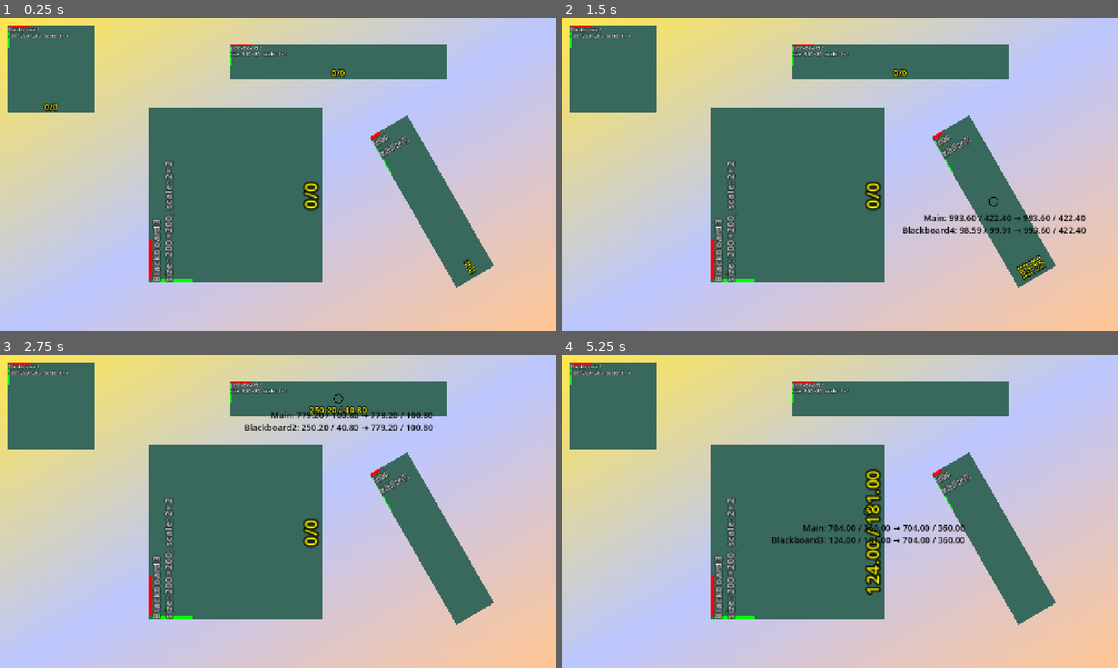
Above: before the commit, frames 1-4 (two rows, left to right).
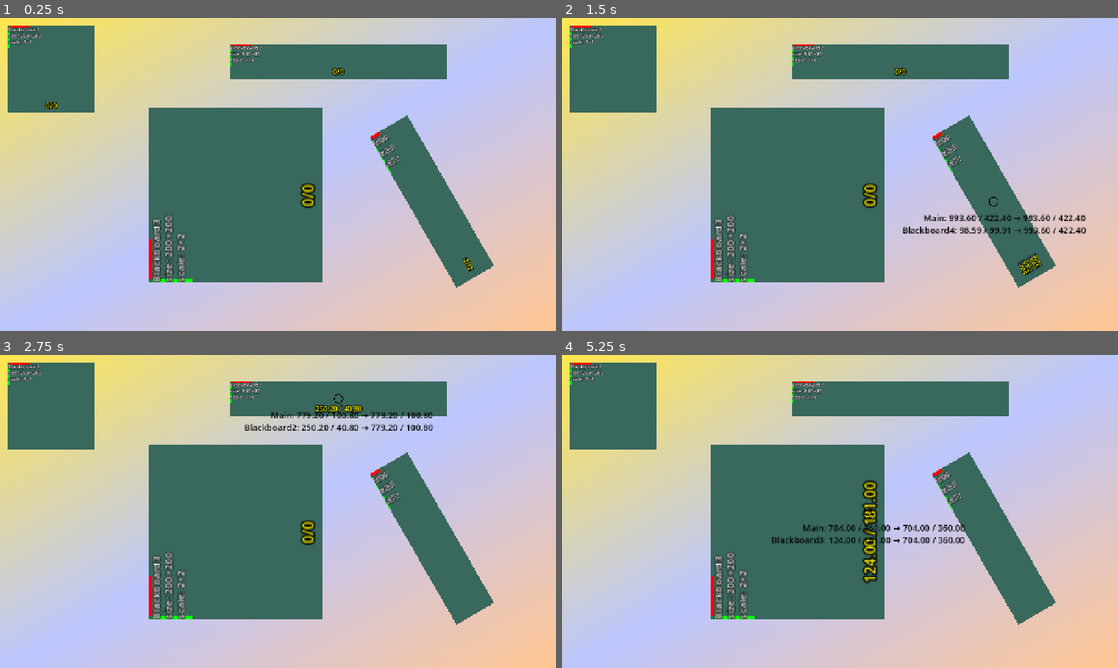
Above: after the commit, the same moments.

Repository: Toxe/godot-coordinate-systems
Game: Godot game, scene res://scenes/main.tscn
Same seed, same stepped clock (60 frames per second), same inputs: the game is played once before the commit and once after it.
Inputs (mouse positions are in pixels of both pictures, inside the frame that each line leads up to):
- Up to frame 1 (0.25 s): no input
- Up to frame 2 (1.5 s): tap Enter at 0.5 s; move the mouse to (612, 68) at 0.52 s; click (612, 68) at 0.67 s; tap Space at 1.25 s; move the mouse to (995, 202) at 1.27 s; click (995, 202) at 1.42 s
- Up to frame 3 (2.75 s): tap Enter at 2 s; move the mouse to (339, 398) at 2.02 s; click (339, 398) at 2.17 s
- Up to frame 4 (5.25 s): tap Space at 2.75, 4.25 s; move the mouse to (795, 533) at 2.77 s; click (795, 533) at 2.92 s; tap Enter at 3.5 s; move the mouse to (1006, 558) at 3.52 s; click (1006, 558) at 3.67 s; move the mouse to (673, 464) at 4.27 s; click (673, 464) at 4.42 s; move the mouse to (867, 511) at 5.02 s; click (867, 511) at 5.17 s

The runs differ from the first frame. In frame 1, 1.0% of the frame differs, in the area x 1-86%, y 4-85%; in frame 2, 1.1%; in frame 3, 1.0%; in frame 4, 1.5%, in the area x 1-74%, y 4-85%.

Commit message:
Change label format

Diff:
--- a/CoordinateSystems/scenes/blackboard.gd
+++ b/CoordinateSystems/scenes/blackboard.gd
@@ -7,7 +7,7 @@
 
 
 func _ready() -> void:
-    info_label.text = "%s\nsize: %s, scale: %s" % [name, Format.format_size(size), Format.format_size(scale)]
+    info_label.text = "%s\nsize: %s\nscale: %s" % [name, Format.format_size(size), Format.format_size(scale)]
 
 
 func _on_mouse_exited() -> void:
--- a/CoordinateSystems/scenes/blackboard.tscn
+++ b/CoordinateSystems/scenes/blackboard.tscn
@@ -31,7 +31,7 @@
 theme_override_colors/font_color = Color(1, 1, 0, 1)
 theme_override_colors/font_outline_color = Color(0, 0, 0, 1)
 theme_override_constants/outline_size = 8
-theme_override_font_sizes/font_size = 20
+theme_override_font_sizes/font_size = 16
 text = "0/0"
 horizontal_alignment = 1
 
@@ -47,7 +47,8 @@
 theme_override_constants/outline_size = 4
 theme_override_font_sizes/font_size = 12
 text = "name
-info"
+size
+scale"
 
 [connection signal="gui_input" from="." to="." method="_on_gui_input"]
 [connection signal="mouse_exited" from="." to="." method="_on_mouse_exited"]
